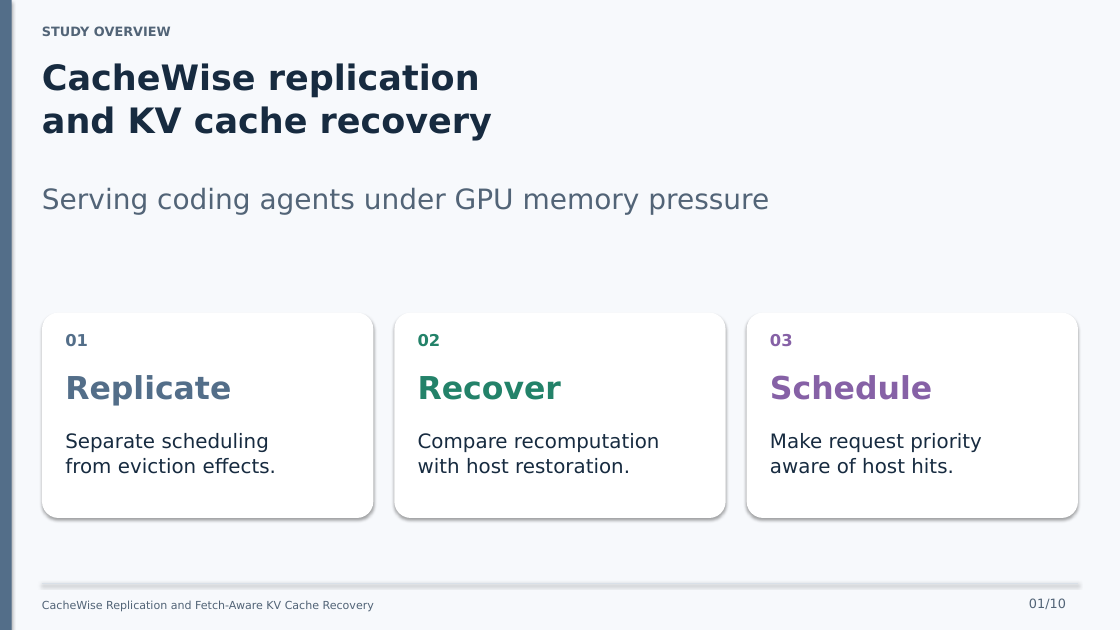
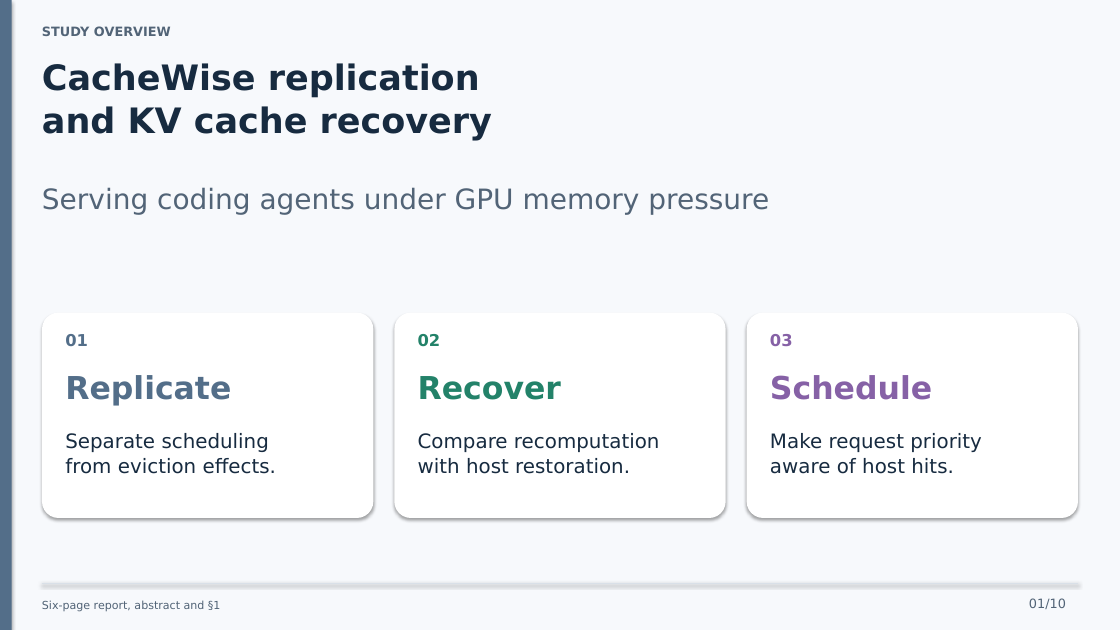
Before and after one commit to ahz-r3v/Distributed-System-Project, a slide deck: slide 1 of presentation/cachewise-10-minute-talk.pptx. Drawn at 1120x630 pixels with LibreOffice and Linux fonts; fonts in the diff are those of the drawing. Boxes give left, top, right and bottom in pixels: in the first picture for what was removed or moved away, otherwise in the second. Text is boxed around its words. In the diff, an @@ line names an element or a change of style, - is before the commit and + after.

Commit message:
docs: complete title-slide source attribution

```diff
--- a/presentation/cachewise-10-minute-talk.pptx
+++ b/presentation/cachewise-10-minute-talk.pptx
@@ text at (x1=42, y1=601, x2=221, y2=612): text changed @@
-CacheWise Replication and Fetch-Aware KV Cache Recovery
+Six-page report, abstract and §1
```
Also in this commit, not shown: 4 other files.
